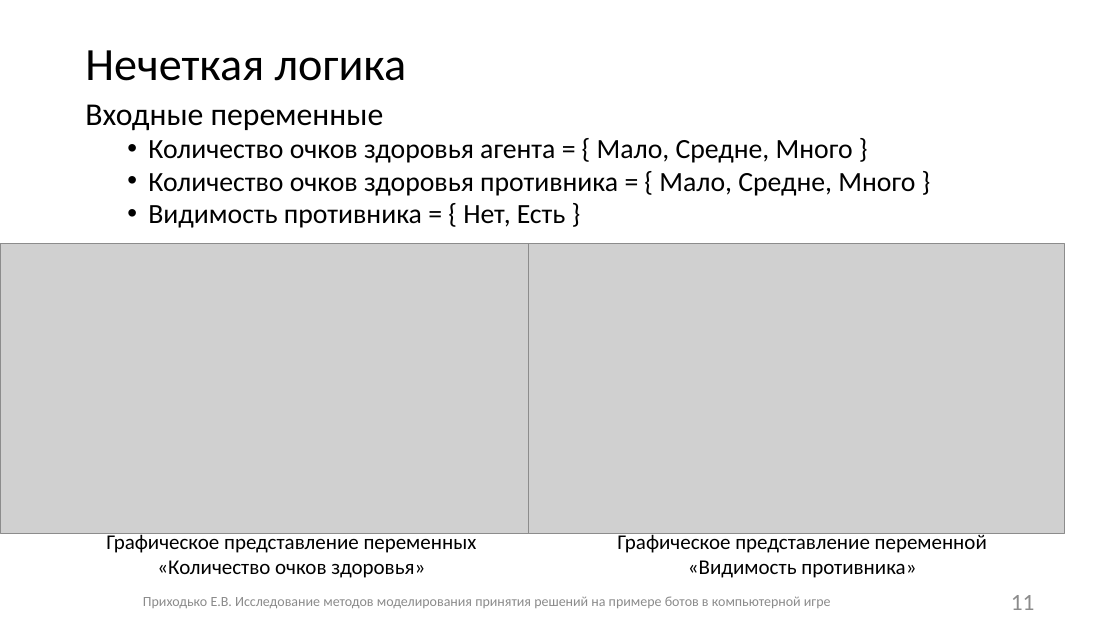
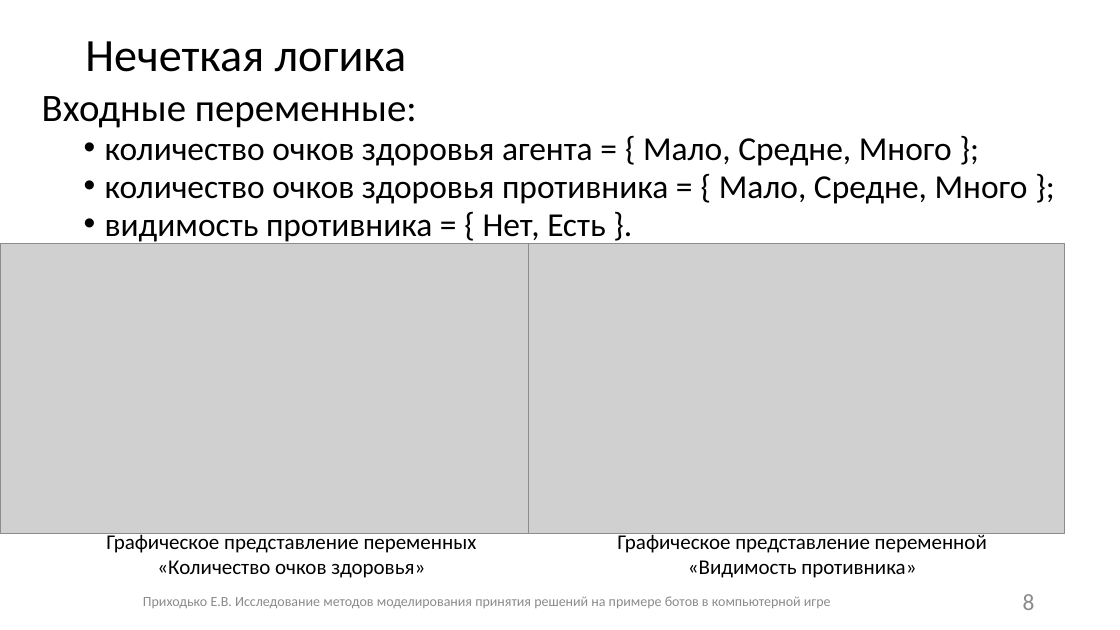
Before and after one commit to Fck-r-sns/Game_AI_thesis, a slide deck: slide 8 of Презентация.pptx (slide 11 before the commit). Drawn at 1120x630 pixels with LibreOffice and Linux fonts; fonts in the diff are those of the drawing; grey boxes stand for pictures. Boxes give left, top, right and bottom in pixels: in the first picture for what was removed or moved away, otherwise in the second. Text is boxed around its words. In the diff, an @@ line names an element or a change of style, - is before the commit and + after.

```diff
--- a/Презентация.pptx
+++ b/Презентация.pptx
@@ title "Нечеткая логика": place and size @@
-title "Нечеткая логика" at [85, 50, 407, 81]
+title "Нечеткая логика" at [85, 41, 407, 72]
@@ text at [42, 96, 1028, 244]: text changed; size 23.8 to 28.7 pt @@
-Входные переменные
-  • Количество очков здоровья агента = { Мало, Средне, Много }
-  • Количество очков здоровья противника = { Мало, Средне, Много }
-  • Видимость противника = { Нет, Есть }
+Входные переменные:
+  • количество очков здоровья агента = { Мало, Средне, Много };
+  • количество очков здоровья противника = { Мало, Средне, Много };
+  • видимость противника = { Нет, Есть }.
@@ page number at [1023, 594, 1035, 610]: text changed @@
-11
+8
```
Also in this commit, not shown: 15 other slides changed, 1 slide added, 1 slide removed, 2 other files.
